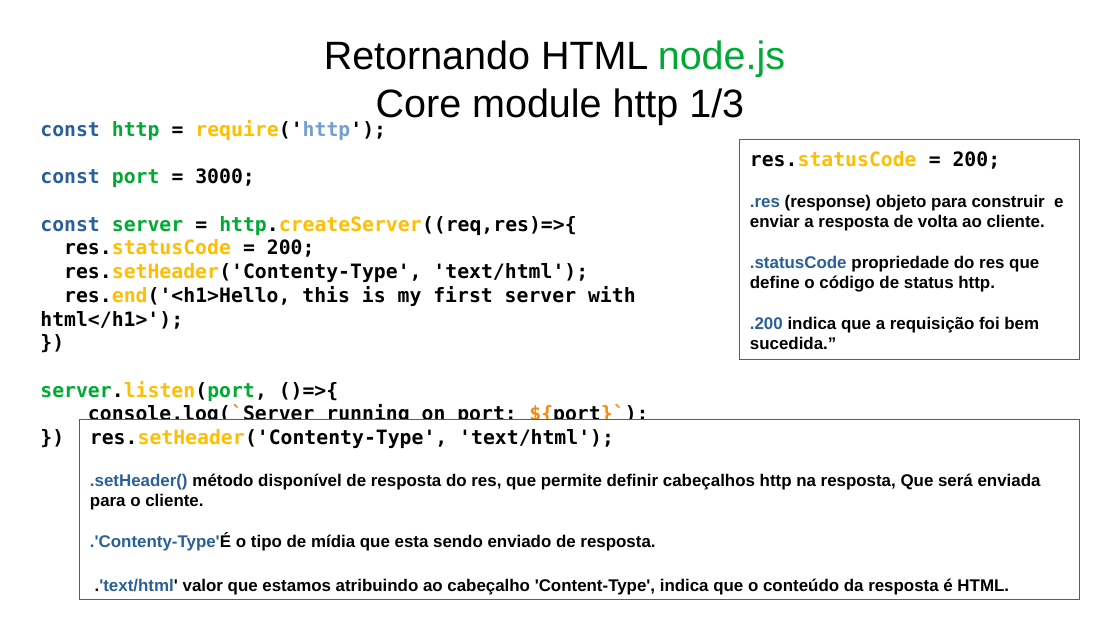
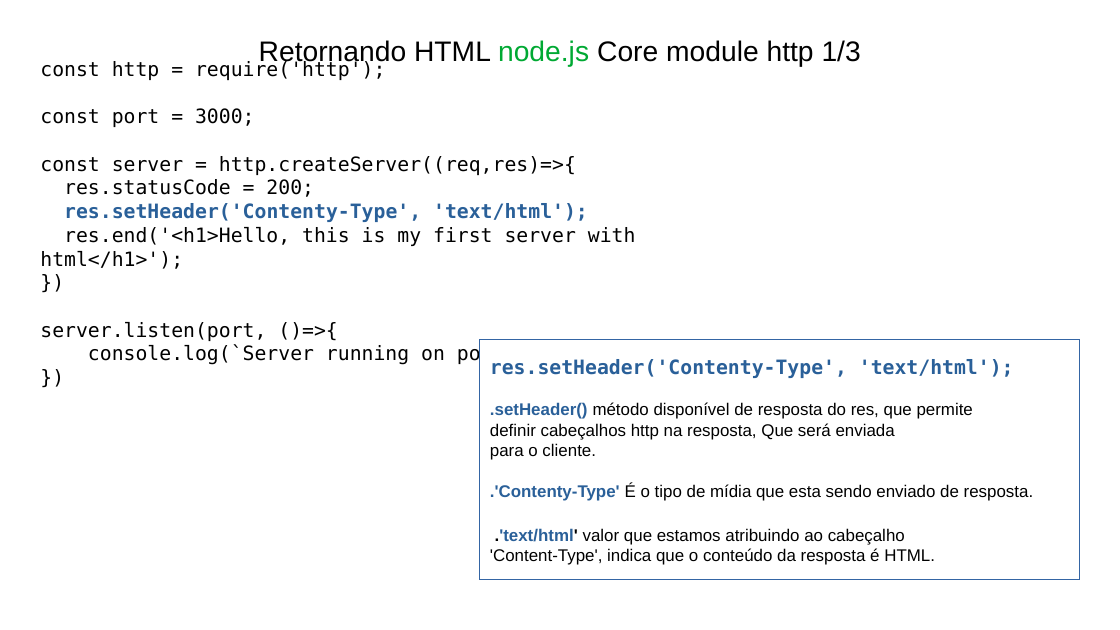
Before and after one commit to Tiagotgssantos/Curso-Node.js-do-zero-a-Maestria-com-diversos-Projetos, a slide deck: slide 2 of 00_doc_Node.js do zero a Maestria com diversos Projetos/Seção3_node_core_modules/Aula 041 e 042 - Retornando HTML.odp (slide 1 before the commit). Drawn at 1120x630 pixels with LibreOffice and Linux fonts; fonts in the diff are those of the drawing. Boxes give left, top, right and bottom in pixels: in the first picture for what was removed or moved away, otherwise in the second. Text is boxed around its words. In the diff, an @@ line names an element or a change of style, - is before the commit and + after.

```diff
--- a/00_doc_Node.js do zero a Maestria com diversos Projetos/Seção3_node_core_modules/Aula 041 e 042 - Retornando HTML.odp
+++ b/00_doc_Node.js do zero a Maestria com diversos Projetos/Seção3_node_core_modules/Aula 041 e 042 - Retornando HTML.odp
@@ title "Retornando HTML node.js Core module ..." at (259,40,861,67): size 28 to 20 pt @@
@@ subtitle "const http = require('http');": place and size @@
-subtitle "const http = require('http');" at (40,120,648,420)
+subtitle "const http = require('http');" at (40,60,647,366)
@@ subtitle "const http = require('http');" at (40,60,647,366): text colour #2A6099 to #000000 in "const", "const", "const"; text colour #00A933 to #000000 in "http", "port", "server http.createServer((req,res)=>{", "server.listen(port,"; text colour #FFBF00 to #000000 in "require('http');", "http.createServer((req,res)=>{", "res.statusCode", "res.end('<h1>Hello," and 1 more places; text colour #729FCF to #000000 in "require('http');"; bold off in "const http = require('http');", "const port = 3000;", "const server = http.createServer((req,res)=>{", "res.statusCode = 200;" and 5 more places; text colour #000000 to #2A6099 in "res.setHeader('Contenty-Type', 'text/html');"; text colour #FFBF00 to #2A6099 in "res.setHeader('Contenty-Type',"; text colour #FF860D to #000000 in "console.log(`Server ${port}`);" @@
@@ rectangle removed at (740,140,1080,361) @@
-res.statusCode = 200;
-.res (response) objeto para construir e
-enviar a resposta de volta ao cliente.
-.statusCode propriedade do res que
-define o código de status http.
-.200 indica que a requisição foi bem
-sucedida.”
@@ rectangle "res.setHeader('Contenty-Type', 'text/html');": place and size @@
-rectangle "res.setHeader('Contenty-Type', 'text/html');" at (80,420,1080,600)
+rectangle "res.setHeader('Contenty-Type', 'text/html');" at (480,340,1080,580)
@@ text in rectangle at (490,359,1014,460): text colour #000000 to #2A6099 in "res.setHeader('Contenty-Type', 'text/html');"; text colour #FFBF00 to #2A6099 in "res.setHeader('Contenty-Type',"; bold off in "para o cliente." @@
@@ text in rectangle at (490,402,973,440): text changed; bold off @@
-.setHeader() método disponível de resposta do res, que permite definir cabeçalhos http na resposta, Que será enviada
+.setHeader() método disponível de resposta do res, que permite
+definir cabeçalhos http na resposta, Que será enviada
@@ text in rectangle at (490,483,1033,565): text changed; bold off @@
-.'Contenty-Type'É o tipo de mídia que esta sendo enviado de resposta.
-.'text/html' valor que estamos atribuindo ao cabeçalho 'Content-Type', indica que o conteúdo da resposta é HTML.
+.'Contenty-Type' É o tipo de mídia que esta sendo enviado de resposta.
+.'text/html' valor que estamos atribuindo ao cabeçalho
+'Content-Type', indica que o conteúdo da resposta é HTML.
```
Also in this commit, not shown: 1 other slide changed, 1 slide added, 11 other files.
